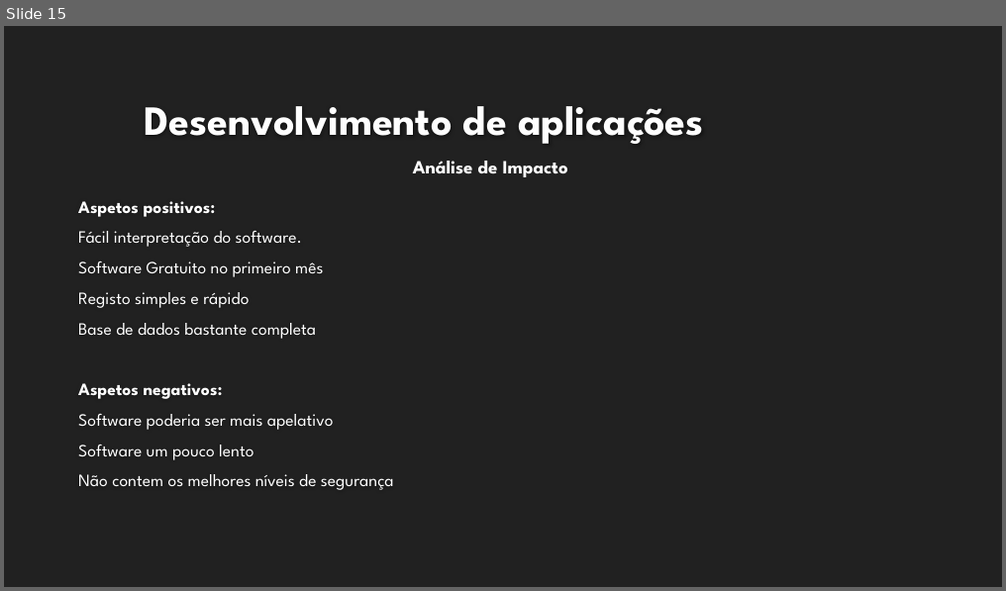
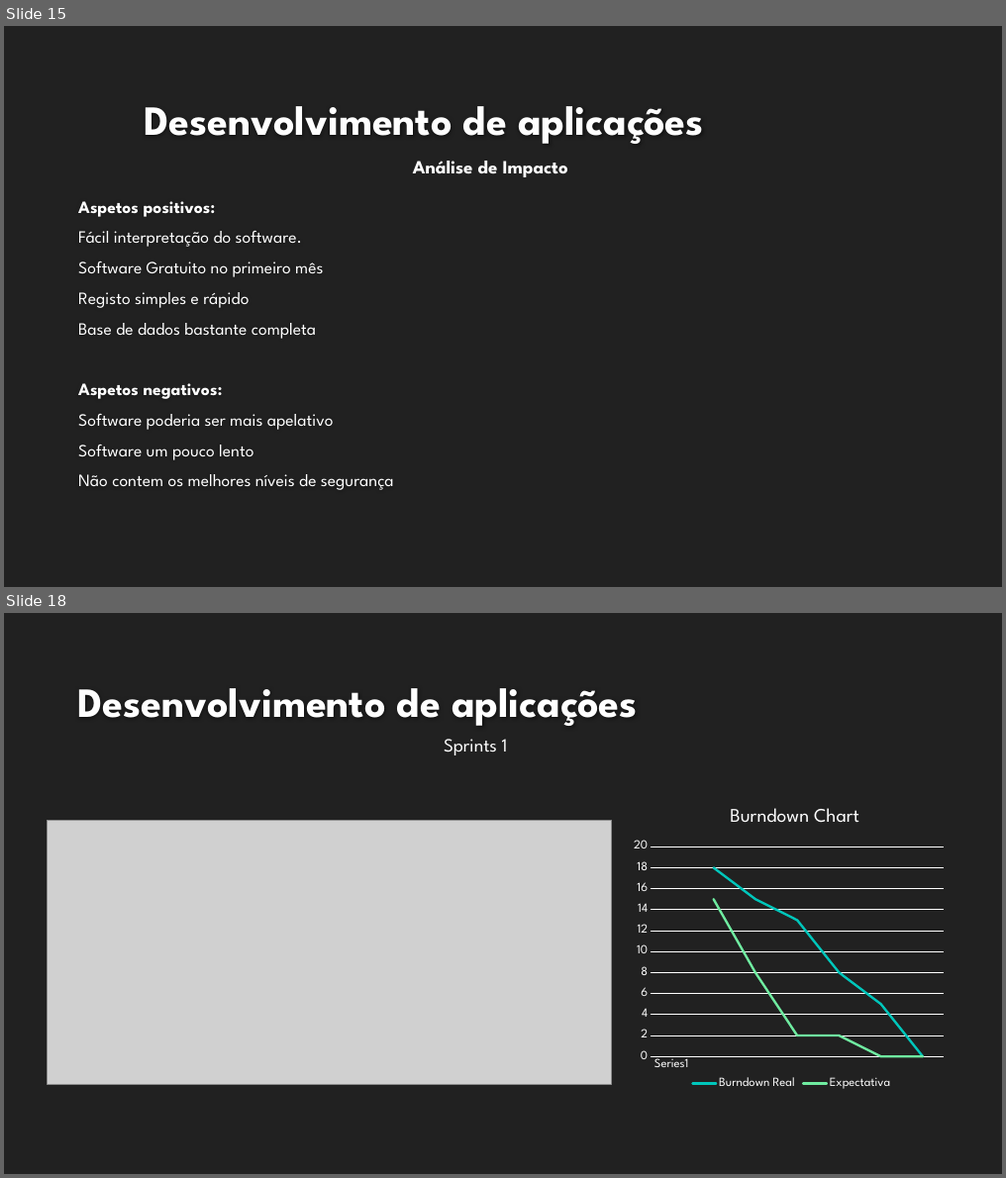
Before and after one commit to 2180687/PHP-Shut-the-box-2020, a slide deck: doc/Projeto de Metodologias de Desenvolvimento de software.pptx. Shown one above the other, each under a label of ours: slide 15 before the commit, slides 15 and 18 after it; the slides between them are not shown. The pictures are 1006x591 and 1006x1178 pixels, drawn with LibreOffice and Linux fonts; fonts in the diff are those of the drawing; grey boxes stand for pictures; background and template pictures are left out. Boxes give left, top, right and bottom in pixels: in the first picture for what was removed or moved away, otherwise in the second. Text is boxed around its words. In the diff, an @@ line names an element or a change of style, - is before the commit and + after.

Commit message:
Atualização do powerpoint de mds
Foi posto o Sprint relativo a DA e os respetivos burndown charts

```diff
--- a/doc/Projeto de Metodologias de Desenvolvimento de software.pptx
+++ b/doc/Projeto de Metodologias de Desenvolvimento de software.pptx
@@ slide 18 added at [4, 613, 1002, 1174], background #212121 @@
@@ title added at [78, 688, 637, 726], 40 pt, text #FEFEFE, bold @@
+Desenvolvimento de aplicações
@@ text added at [444, 739, 508, 756], 18 pt, text #FFFFFF @@
+Sprints 1
@@ picture added at [48, 820, 612, 1084] @@
@@ line chart added at [625, 795, 958, 1093] @@
+title "Burndown Chart "
+categories: , , , , , , 
+Burndown Real: -, 18, 15, 13, 8, 5, 0
+Expectativa: -, 15, 8, 2, 2, 0, 0
```
Also in this commit, not shown: 1 slide changed, 2 other slides added.
